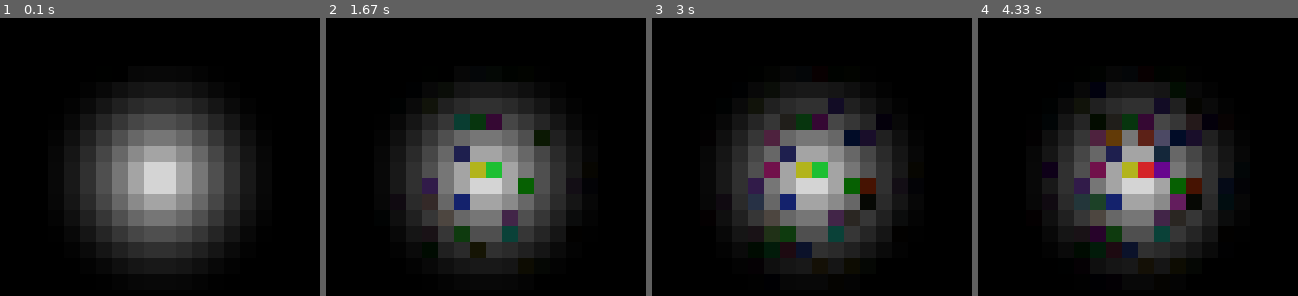
Above: before the commit, frames 1-4 (left to right).
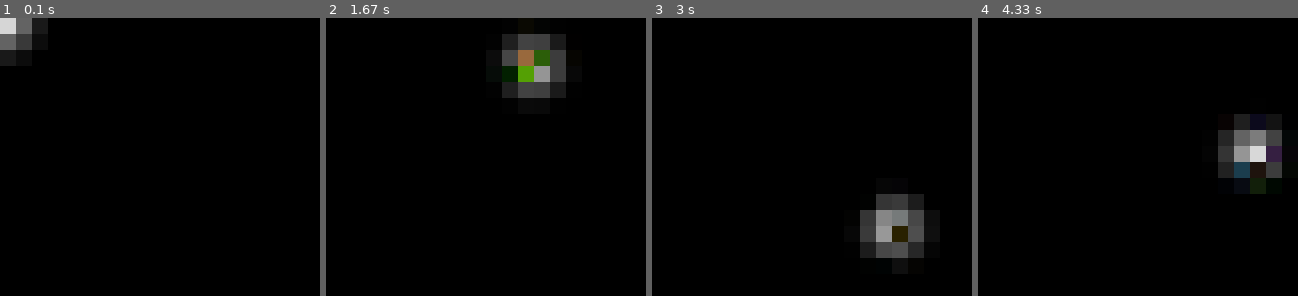
Above: after the commit, the same moments.

Repository: crazedmonkey231/pygame_framework
Game: pygame game, started from main.py
The game is run twice, just before and just after one commit, with the same random seed, the same clock (stepped at 60 frames per second) and the same inputs.
Inputs (mouse positions are in pixels of both pictures, inside the frame that each line leads up to):
- Up to frame 1 (0.1 s): no input
- Up to frame 2 (1.67 s): move the mouse to (473, 193) at 0.37 s; move the mouse to (409, 179) at 0.87 s; move the mouse to (534, 65) at 1.37 s
- Up to frame 3 (3 s): move the mouse to (818, 70) at 1.87 s; move the mouse to (815, 212) at 2.43 s; move the mouse to (895, 229) at 2.93 s
- Up to frame 4 (4.33 s): move the mouse to (1221, 148) at 3.43 s; move the mouse to (1253, 154) at 3.93 s

The runs differ from the first frame. In frame 1, 27% of the frame differs, in the area x 0-75%, y 0-87%; in frame 2, 28%, in the area x 25-75%, y 5-87%; in frame 3, 27%; in frame 4, 28%.

Commit message:
added light comp

Diff:
--- a/config.py
+++ b/config.py
@@ -6,15 +6,15 @@
 from pygame.font import Font
 from pygame.mixer import Sound
 from pygame.sprite import Sprite, RenderUpdates, LayeredUpdates, Group
-from util import map_range, clamp_value, load_image, load_sound
+from util import map_range, clamp_value, load_image, load_sound, map_range_clamped
 from component import (add_component, remove_component, get_component_by_class, update_components, activate_components,
                        deactivate_components, draw_components, reset_components, destroy_components)
 from game import Game
 from component import Component, GameComponent
 from game_object import (GameObject, GameObjectBase, GameObjectWithComponents, GridSlotGameObject,
-                         LightGridSlotGameObject)
+                         LightGridSlotGameObject, Player)
 from component import GameObjectComponent
-from game_object_components import HealthComponent, MovementComponent, CountDownComponent
+from game_object_components import HealthComponent, MovementComponent, CountDownComponent, LightGameObjectComponent
 from level import Level
 from component import LevelComponent
 from level_components import GridLevelComponent, DiscoGridLevelComponent, LightGridLevelComponent
--- a/game_object.py
+++ b/game_object.py
@@ -24,6 +24,7 @@
         self.rect = self.image.get_rect() if self.image else None
         self.half_height = self.rect.height / 2 if self.rect else 0
         self.half_width = self.rect.width / 2 if self.rect else 0
+        self.cached_center_vector2: Vector2 = Vector2(self.rect.center) if self.rect else Vector2(0, 0)
 
     def on_init(self):
         pass
@@ -38,6 +39,7 @@
         if self.overlay_surface:
             self.overlay_surface.fill(self.overlay_color)
             self.image.blit(self.overlay_surface, (0, 0))
+        self.cached_center_vector2 = Vector2(self.rect.center) if self.rect else Vector2(0, 0)
 
     def on_destroy(self):
         pass
@@ -58,7 +60,7 @@
         pass
 
     def distance_to_game_object(self, other_sprite) -> float:
-        if issubclass(other_sprite, GameObject):
+        if isinstance(other_sprite, GameObject):
             other_game_object: GameObject = other_sprite
             return Vector2(self.rect.center).distance_to(Vector2(other_game_object.rect.center))
         return -1
@@ -158,6 +160,7 @@
 
     def on_init(self):
         super().on_init()
+        self._layer = -1
         self.background_surface = Surface((self.size.x, self.size.y)).convert_alpha()
         self.foreground_surface = Surface((self.size.x, self.size.y)).convert_alpha()
         self.overlay_surface = Surface((self.size.x, self.size.y)).convert_alpha()
@@ -203,7 +206,16 @@
 class Player(Character):
     def __init__(self, parent: GameObject = None):
         super().__init__(parent)
-        self.is_player_controlled = True
+        self.is_player_controlled: bool = True
+
+    def on_init(self):
+        super().on_init()
+        self.background_surface = Surface((1, 1)).convert_alpha()
+        self.background_color = (0, 0, 0, 0)
+
+    def update(self, *args, **kwargs):
+        super().update(*args, **kwargs)
+        self.rect.center = pygame.mouse.get_pos()
 
 
 #
--- a/game_object_components.py
+++ b/game_object_components.py
@@ -9,6 +9,7 @@
                  health_update_change: float = 0):
         super().__init__(parent)
         self.health: float = health
+        from config import config_health_max
         self.health_max: float = min(health_max, config_health_max)
         self.health_update_change: float = health_update_change
 
@@ -131,6 +132,8 @@
 #
 # Light
 #
-class Light(GameObjectComponent):
-    def __init__(self, parent):
+class LightGameObjectComponent(GameObjectComponent):
+    def __init__(self, parent, radius: float = 100, falloff_factor: float = 5):
+        self.radius = radius
+        self.falloff_factor = falloff_factor
         super().__init__(parent)
--- a/level_components.py
+++ b/level_components.py
@@ -1,3 +1,5 @@
+import math
+
 from config import *
 
 
@@ -71,9 +73,15 @@
 
     def _grid_update(self):
         super()._grid_update()
+        sprites = self.parent.get_sprites_from_render_layer_with_component(LightGameObjectComponent)
         for grid_slot in self.grid_slots:
-
-            dist_to_center = clamp_value(255 - (255 - grid_slot.distance_to_position(self.game.screen_center) * 2),
-                                         0, 255)
-            new_overlay_color = (0, 0, 0, dist_to_center)
+            new_overlay_color = (0, 0, 0, 255)
+            for s in sprites:
+                game_obj: GameObjectWithComponents = s
+                comps = game_obj.get_components()
+                light_comp: LightGameObjectComponent = get_component_by_class(comps, LightGameObjectComponent)
+                dist_to_obj = grid_slot.distance_to_game_object(game_obj)
+                if dist_to_obj <= light_comp.radius:
+                    opacity = clamp_value(255 - (255 - dist_to_obj * light_comp.falloff_factor), 0, 255)
+                    new_overlay_color = (0, 0, 0, opacity)
             grid_slot.overlay_color = new_overlay_color
--- a/main.py
+++ b/main.py
@@ -1,7 +1,10 @@
 from config import *
 
 # Configuration
+player: Player = Player()
+player.add_game_object_component(LightGameObjectComponent)
 level: Level = Level(game)
+level.add_sprites_to_render([player])
 level.add_level_component(DiscoGridLevelComponent)
 level.add_level_component(LightGridLevelComponent)
 game.load_level(level)
--- a/util.py
+++ b/util.py
@@ -9,6 +9,11 @@
 # Clamp value between range
 def clamp_value(value, start, stop):
     return min(max(value, start), stop)
+
+
+# Map range clamped
+def map_range_clamped(value, start1, stop1, start2, stop2):
+    return clamp_value(map_range(value, start1, stop1, start2, stop2), start2, stop2)
 
 
 # Tree generator
